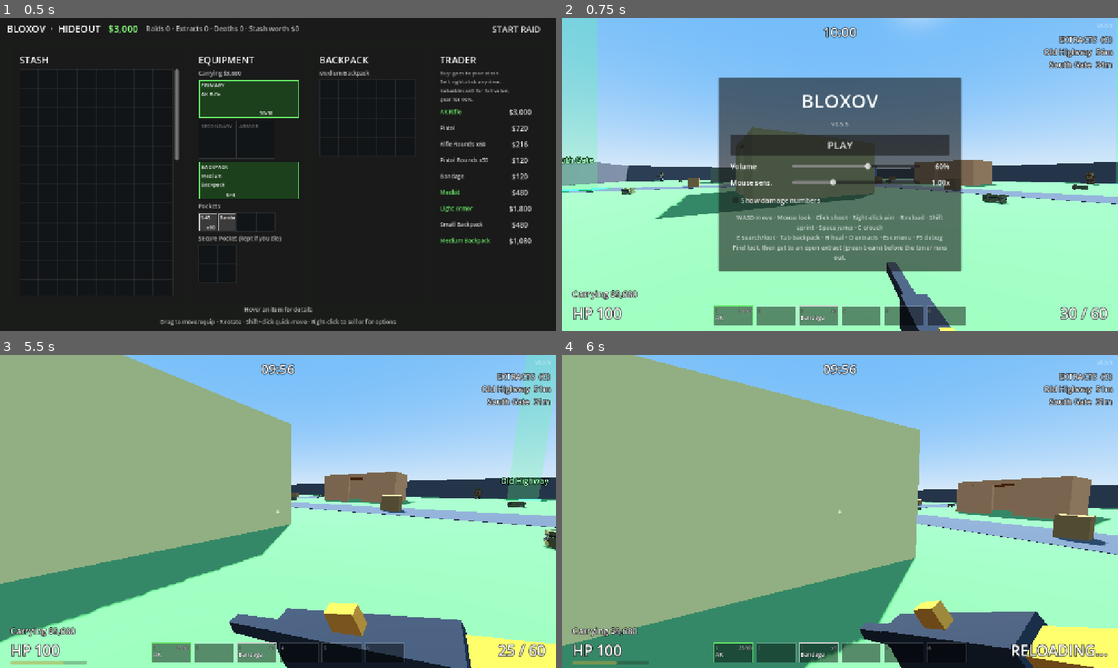
Above: before the commit, frames 1-4 (two rows, left to right).
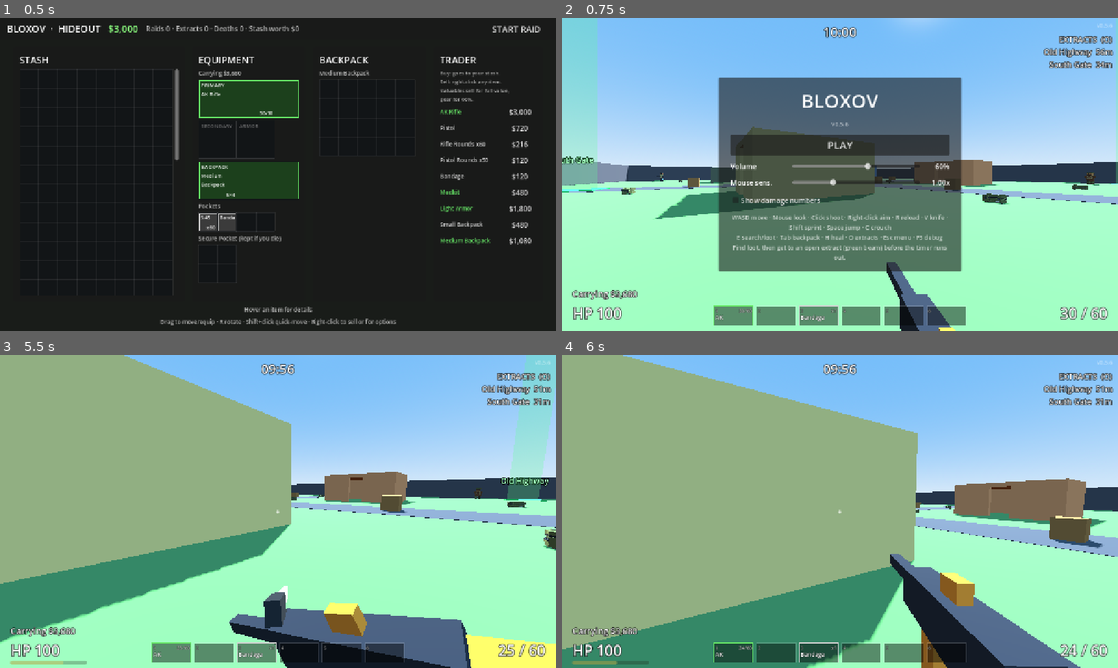
Above: after the commit, the same moments.

Repository: TavishHanda/Bloxov
Game: Godot game, scene res://scenes/hideout.tscn
Two runs of this game, one before a commit and one after it. Both use one fixed random seed, a clock stepped at 60 frames per second and the inputs below.
Inputs (mouse positions are in pixels of both pictures, inside the frame that each line leads up to):
- Up to frame 1 (0.5 s): no input
- Up to frame 2 (0.75 s): click "START RAID" at 0.5 s
- Up to frame 3 (5.5 s): click "PLAY" at 1.25 s; tap Enter at 2 s; move the mouse to (305, 511) at 2.02 s; hold Right mouse button (aim) 2.03-2.78 s; hold W (move_forward) from 2.03 s (still down); click (305, 511) at 2.17 s; tap Space (jump) at 2.27, 2.57, 3.02, 3.32, 4.52, 4.82, 5.27 s; tap C (crouch) at 2.3, 2.85 s; move the mouse to (250, 511) at 2.77 s; click (250, 511) at 2.92 s; tap H (heal) at 3.05 s; move the mouse to (289, 505) at 3.52 s; hold H (heal) 3.53-4.28 s; click (289, 505) at 3.8 s; move the mouse to (272, 517) at 4.27 s; click (272, 517) at 4.35 s; tap Shift (sprint) at 4.55 s; move the mouse to (316, 514) at 5.02 s; hold Shift (sprint) from 5.03 s (still down); click (316, 514) at 5.17 s; tap V (melee, bound only after the commit) at 5.3 s
- Up to frame 4 (6 s): keep holding W (move_forward); tap Space (jump) at 5.57 s; tap R (reload) at 5.65 s; move the mouse to (795, 508) at 5.77 s; release Shift (sprint) at 5.78 s; tap V (melee, bound only after the commit) at 5.85 s; click (795, 508) at 5.92 s

Frame 1 is identical in both runs. In frame 2, 0.4% of the frame differs, in the area x 30-70%, y 33-68%; in frame 3, 0.4%; in frame 4, 10%, in the area x 0-100%, y 0-100%.

Commit message:
v0.5.6: knife on V (backstab one-hits), pistol 17 dmg with 2.5x headshots
Verified locally with Godot 4.5.1: smoke test passed, main scene run clean.

Claude-Session: https://claude.ai/code/session_01UD2sjGi5qVVaB7czBfXX2M

Diff:
--- a/project.godot
+++ b/project.godot
@@ -12,7 +12,7 @@
 
 config/name="Bloxov"
 config/description="Blocky voxel extraction shooter."
-config/version="0.5.5"
+config/version="0.5.6"
 run/main_scene="res://scenes/hideout.tscn"
 config/features=PackedStringArray("4.5", "GL Compatibility")
 
@@ -62,6 +62,11 @@
 aim={
 "deadzone": 0.2,
 "events": [Object(InputEventMouseButton,"device":-1,"button_index":2)
+]
+}
+melee={
+"deadzone": 0.2,
+"events": [Object(InputEventKey,"device":-1,"physical_keycode":86)
 ]
 }
 reload={
--- a/scenes/main.tscn
+++ b/scenes/main.tscn
@@ -736,7 +736,7 @@
 modulate = Color(1, 1, 1, 0.7)
 layout_mode = 2
 theme_override_font_sizes/font_size = 14
-text = "WASD move · Mouse look · Click shoot · Right-click aim · R reload · Shift sprint · Space jump · C crouch
+text = "WASD move · Mouse look · Click shoot · Right-click aim · R reload · V knife · Shift sprint · Space jump · C crouch
 E search/loot · Tab backpack · H heal · O extracts · Esc menu · F3 debug
 Find loot, then get to an open extract (green beam) before the timer runs out."
 horizontal_alignment = 1
--- a/scenes/player.tscn
+++ b/scenes/player.tscn
@@ -5,6 +5,7 @@
 [ext_resource type="Script" path="res://scripts/gun.gd" id="3_gun"]
 [ext_resource type="Script" path="res://scripts/inventory.gd" id="4_inventory"]
 [ext_resource type="Script" path="res://scripts/interactor.gd" id="5_interactor"]
+[ext_resource type="Script" path="res://scripts/knife.gd" id="6_knife"]
 
 [sub_resource type="CapsuleShape3D" id="CapsuleShape3D_body"]
 radius = 0.4
@@ -81,6 +82,9 @@
 fov = 80.0
 near = 0.03
 
+[node name="Knife" type="Node3D" parent="Head/Recoil/Camera3D"]
+script = ExtResource("6_knife")
+
 [node name="Gun" type="Node3D" parent="Head/Recoil/Camera3D"]
 script = ExtResource("3_gun")
 
--- a/scripts/gun.gd
+++ b/scripts/gun.gd
@@ -1,6 +1,6 @@
 class_name Gun
 extends Node3D
-## Hitscan gun. LMB to fire, hold RMB to aim down sights, R to reload, 1/2 to switch weapons.
+## Hitscan gun. LMB to fire, hold RMB to aim down sights, R to reload, 1/2 to switch weapons, V to knife.
 ## Lives under the player's camera.
 ## Fires whatever weapon is equipped in the active slot (primary/secondary); its stats come from ItemDB.
 ## The exported Damage/Ammo/Accuracy/Feel values below are overwritten by the weapon's stats when it's equipped.
@@ -18,7 +18,7 @@
 
 @export_group("Damage")
 @export var damage := 22
-## Two AK headshots kill an unarmored scav (100 HP).
+## Headshot damage multiplier (per gun: AK 2x, pistol 2.5x).
 @export var headshot_multiplier := 2.0
 @export var max_range := 150.0
 
@@ -173,6 +173,7 @@
 	mag_size = data["mag"]
 	reload_time = data["reload"]
 	ammo_id = data["ammo"]
+	headshot_multiplier = data["head"]
 	auto = data["auto"]
 	base_spread_deg = data["spread"]
 	hip_spread_deg = data["hip_spread"]
@@ -198,7 +199,7 @@
 	_bloom = move_toward(_bloom, 0.0, bloom_recovery_deg * delta)
 	_flinch_spread = move_toward(_flinch_spread, 0.0, flinch_recovery_deg * delta)
 	_since_shot += delta
-	var aim_target := 1.0 if wants_aim() and not player.is_sprinting() and not is_reloading else 0.0
+	var aim_target := 1.0 if wants_aim() and not player.is_sprinting() and not is_reloading and not player.knife.is_swinging() else 0.0
 	aim = move_toward(aim, aim_target, delta / maxf(ads_time, 0.01))
 	_update_reload(delta)
 	_update_model(delta)
@@ -208,10 +209,15 @@
 	else:
 		_raise_left = maxf(_raise_left - delta, 0.0)
 
+	if player.controls_locked() or player.is_healing():
+		_needs_trigger_release = true
+		return
+	# Quick melee works with or without a gun; it cancels a reload (no rounds lost).
+	if Input.is_action_just_pressed("melee") and Input.mouse_mode == Input.MOUSE_MODE_CAPTURED and player.knife.swing():
+		is_reloading = false
 	if weapon == null:
 		return
-
-	if player.controls_locked() or player.is_healing():
+	if player.knife.is_swinging():
 		_needs_trigger_release = true
 		return
 	if Input.mouse_mode != Input.MOUSE_MODE_CAPTURED:
@@ -402,6 +408,10 @@
 		# Gun held low and across the body.
 		target_pos += Vector3(-0.08, -0.1, 0.06)
 		target_rot += Vector3(-0.35, 0.85, 0.35)
+	elif player.knife.is_swinging():
+		# Gun drops out of the way while the knife swings.
+		target_pos += Vector3(0.05, -0.16, 0.05)
+		target_rot += Vector3(-0.4, -0.3, 0.0)
 	elif is_reloading:
 		target_pos += Vector3(0, -0.08, 0.04)
 		target_rot += Vector3(-0.5, 0.3, 0.4)
--- a/scripts/hud.gd
+++ b/scripts/hud.gd
@@ -67,6 +67,7 @@
 
 	player.health.damaged.connect(_on_player_damaged)
 	player.gun.hit_confirmed.connect(_on_hit_confirmed)
+	player.knife.hit_confirmed.connect(_on_hit_confirmed)
 	player.interactor.opened.connect(loot_ui.open_for)
 	raid.ended.connect(_on_raid_ended)
 	hit_marker.visible = false
--- a/scripts/item_db.gd
+++ b/scripts/item_db.gd
@@ -18,11 +18,11 @@
 	"rifle_ammo": {"name": "Rifle Rounds", "short": "5.45", "kind": "ammo", "rarity": "common", "w": 1, "h": 1, "stack": 120, "value": 3},
 	"pistol_ammo": {"name": "Pistol Rounds", "short": "9mm", "kind": "ammo", "rarity": "common", "w": 1, "h": 1, "stack": 50, "value": 2},
 	"ak": {"name": "AK Rifle", "short": "AK", "kind": "weapon", "slot": "primary", "rarity": "uncommon", "w": 4, "h": 2, "stack": 1, "value": 2500,
-		"model": "rifle", "ammo": "rifle_ammo", "auto": true, "damage": 28, "rpm": 600, "mag": 30, "reload": 1.6,
+		"model": "rifle", "ammo": "rifle_ammo", "auto": true, "damage": 28, "head": 2.0, "rpm": 600, "mag": 30, "reload": 1.6,
 		"spread": 0.15, "hip_spread": 0.68, "move_spread": 0.75, "ads_time": 0.28, "ads_fov": 55.0,
 		"bloom": 0.12, "max_bloom": 1.2, "recoil": 1.2, "recoil_yaw": 0.45, "noise": 35.0},
 	"pistol": {"name": "Pistol", "kind": "weapon", "slot": "secondary", "rarity": "common", "w": 2, "h": 1, "stack": 1, "value": 600,
-		"model": "pistol", "ammo": "pistol_ammo", "auto": false, "damage": 25, "rpm": 360, "mag": 12, "reload": 1.2,
+		"model": "pistol", "ammo": "pistol_ammo", "auto": false, "damage": 17, "head": 2.5, "rpm": 360, "mag": 12, "reload": 1.2,
 		"spread": 0.3, "hip_spread": 0.5, "move_spread": 0.5, "ads_time": 0.16, "ads_fov": 66.0,
 		"bloom": 0.3, "max_bloom": 1.5, "recoil": 1.2, "recoil_yaw": 0.3, "noise": 25.0},
 	"armor_light": {"name": "Light Armor", "short": "Lt Armor", "kind": "armor", "rarity": "uncommon", "w": 3, "h": 3, "stack": 1, "value": 1500, "reduction": 0.2},
--- /dev/null
+++ b/scripts/knife.gd
@@ -0,0 +1,131 @@
+class_name Knife
+extends Node3D
+## Quick melee (V). Everyone always has a knife: it isn't an item, so it can't be lost, dropped or sold.
+## Works with any gun out; cancels aiming and reloading. Stabbing someone from behind kills them in one hit.
+## Lives under the player's camera, next to the Gun.
+
+signal hit_confirmed(killed: bool, headshot: bool)
+
+const SWING_SOUND := preload("res://audio/mag_out.wav")
+const HIT_SOUND := preload("res://audio/hit.wav")
+const KILL_SOUND := preload("res://audio/kill.wav")
+
+@export var damage := 45
+## Damage from behind (one-hit kill on anything with 100 HP or less).
+@export var backstab_damage := 100
+@export var reach := 2.2
+## Seconds from pressing V until the blade connects, and the whole swing (you can't shoot until it ends).
+@export var windup := 0.12
+@export var swing_time := 0.55
+## Enemies within this radius hear the swing.
+@export var noise_radius := 4.0
+
+@onready var player: Player = owner
+@onready var camera: Camera3D = get_parent()
+
+var _swing_left := 0.0
+var _hit_pending := false
+var _blade: Node3D
+
+
+func _ready() -> void:
+	_blade = _build_blade()
+	add_child(_blade)
+	_blade.visible = false
+
+
+func is_swinging() -> bool:
+	return _swing_left > 0.0
+
+
+## Starts a swing. Returns false if one is already going (or the player can't act).
+func swing() -> bool:
+	if is_swinging() or player.controls_locked() or player.is_healing():
+		return false
+	_swing_left = swing_time
+	_hit_pending = true
+	_blade.visible = true
+	Effects.sound(get_tree().current_scene, SWING_SOUND, -6.0, 0.1)
+	get_tree().call_group("enemies", "hear_noise", player.global_position, noise_radius)
+	return true
+
+
+func _process(delta: float) -> void:
+	if not is_swinging():
+		return
+	_swing_left -= delta
+	if _hit_pending and _swing_left <= swing_time - windup:
+		_hit_pending = false
+		_strike()
+	# Placeholder animation: the blade sweeps from the right across the middle of the screen.
+	var t := 1.0 - _swing_left / swing_time
+	var sweep := clampf(t / 0.45, 0.0, 1.0)
+	_blade.position = Vector3(lerpf(0.25, -0.12, sweep), lerpf(-0.12, -0.2, sweep), -0.35)
+	_blade.rotation = Vector3(-0.3, lerpf(0.9, -0.6, sweep), lerpf(-0.5, 0.4, sweep))
+	if _swing_left <= 0.0:
+		_blade.visible = false
+
+
+func _strike() -> void:
+	var target := _find_target()
+	if target.is_empty():
+		return
+	var health: Health = target.health
+	var victim: Node3D = target.node
+	var amount := damage
+	if _is_behind(victim):
+		amount = backstab_damage
+	health.take_damage(amount, player.global_position)
+	var world := get_tree().current_scene
+	Effects.impact(world, target.position, target.normal, Color(0.95, 0.25, 0.2), 12)
+	if GameSettings.damage_numbers:
+		Effects.damage_number(world, target.position, amount, amount == backstab_damage)
+	Effects.sound(world, KILL_SOUND if health.is_dead else HIT_SOUND, -2.0, 0.03)
+	if health.is_dead:
+		player.gun.kills += 1
+	hit_confirmed.emit(health.is_dead, false)
+
+
+## A few rays in a small fan, so the knife is a bit forgiving. Returns {node, health, position, normal} or {}.
+func _find_target() -> Dictionary:
+	var space := get_world_3d().direct_space_state
+	var from := camera.global_position
+	var forward := -camera.global_basis.z
+	for angle in [0.0, 0.25, -0.25]:
+		var dir := forward.rotated(camera.global_basis.y, angle)
+		var query := PhysicsRayQueryParameters3D.create(from, from + dir * reach, 1 | 4, [player.get_rid()])
+		var result := space.intersect_ray(query)
+		if result.is_empty() or not result.collider is Node:
+			continue
+		var health := (result.collider as Node).get_node_or_null("Health") as Health
+		if health != null and not health.is_dead:
+			return {"node": result.collider, "health": health, "position": result.position, "normal": result.normal}
+	return {}
+
+
+## True if the player is behind the victim (the victim is facing away).
+func _is_behind(victim: Node3D) -> bool:
+	var to_player := player.global_position - victim.global_position
+	to_player.y = 0.0
+	var facing := -victim.global_basis.z
+	facing.y = 0.0
+	return facing.normalized().dot(to_player.normalized()) < -0.3
+
+
+func _build_blade() -> Node3D:
+	var root := Node3D.new()
+	var steel := StandardMaterial3D.new()
+	steel.albedo_color = Color(0.75, 0.77, 0.8)
+	steel.metallic = 0.6
+	var grip := StandardMaterial3D.new()
+	grip.albedo_color = Color(0.12, 0.12, 0.12)
+	for part in [[Vector3(0.012, 0.03, 0.2), Vector3(0, 0, -0.12), steel], [Vector3(0.025, 0.035, 0.1), Vector3(0, 0, 0.03), grip]]:
+		var mesh := BoxMesh.new()
+		mesh.size = part[0]
+		mesh.material = part[2]
+		var inst := MeshInstance3D.new()
+		inst.mesh = mesh
+		inst.position = part[1]
+		inst.cast_shadow = GeometryInstance3D.SHADOW_CASTING_SETTING_OFF
+		root.add_child(inst)
+	return root
--- a/scripts/player.gd
+++ b/scripts/player.gd
@@ -96,6 +96,7 @@
 @onready var recoil: Node3D = $Head/Recoil
 @onready var camera: Camera3D = $Head/Recoil/Camera3D
 @onready var gun: Gun = $Head/Recoil/Camera3D/Gun
+@onready var knife: Knife = $Head/Recoil/Camera3D/Knife
 @onready var health: Health = $Health
 @onready var inventory: Inventory = $Inventory
 @onready var interactor: Interactor = $Interactor
--- a/tests/smoke_test.gd
+++ b/tests/smoke_test.gd
@@ -137,6 +137,9 @@
 	_check(hits_to_kill.call(scav_hp, ak_damage) == 4 and hits_to_kill.call(scav_hp, ak_damage * gun.headshot_multiplier) == 2,
 		"scav: 4 AK body shots or 2 headshots")
 	_check(hits_to_kill.call(pmc_health.max_health, ak_damage * pmc_health.damage_multiplier) == 5, "armored PMC: 5 AK body shots")
+	var pistol_data := ItemDB.item("pistol")
+	_check(hits_to_kill.call(scav_hp, pistol_data["damage"]) == 6 and hits_to_kill.call(scav_hp, pistol_data["damage"] * pistol_data["head"]) == 3,
+		"pistol: 6 body shots or 3 headshots")
 	var to_kill_player: int = hits_to_kill.call(player.health.max_health, scav_probe.shot_damage)
 	_check(to_kill_player >= 6 and to_kill_player <= 7, "you die in %d scav hits" % to_kill_player)
 	_check(hits_to_kill.call(player.health.max_health, scav_probe.shot_damage * (1.0 - ItemDB.item("armor_light")["reduction"])) > to_kill_player,
@@ -155,6 +158,27 @@
 		if player.health.current < hp:
 			break
 	_check(player.health.current < hp, "scav shoots the player (hp %d -> %d)" % [hp, player.health.current])
+
+	# Knife (V): 45 from the front, one-hit kill from behind.
+	var stab_target := (load("res://scenes/scav.tscn") as PackedScene).instantiate() as Scav
+	main.add_child(stab_target)
+	stab_target.set_physics_process(false)
+	var player_front := player.global_position - player.global_basis.z * 1.5
+	stab_target.global_position = Vector3(player_front.x, player.global_position.y, player_front.z)
+	stab_target.look_at(Vector3(player.global_position.x, stab_target.global_position.y, player.global_position.z))
+	player.head.rotation.x = deg_to_rad(-10.0)
+	await physics_frame
+	_check(player.knife.swing() and player.knife.is_swinging(), "V swings the knife")
+	await create_timer(player.knife.swing_time + 0.1).timeout
+	_check(stab_target.health.current == 100 - player.knife.damage, "knife hit from the front: %d (hp %d)" % [player.knife.damage, stab_target.health.current])
+	stab_target.rotate_y(PI)
+	await physics_frame
+	player.knife.swing()
+	await create_timer(player.knife.swing_time + 0.1).timeout
+	_check(not is_instance_valid(stab_target) or stab_target.health.is_dead, "knife from behind kills in one hit")
+	if is_instance_valid(stab_target):
+		stab_target.queue_free()
+	player.head.rotation.x = 0.0
 
 	# Shooting a scav flinches it: it holds fire for a moment and aims worse.
 	enemy.health.take_damage(10, player.global_position)
Not shown, changed: CHANGELOG.md
Not shown, changed: README.md
Not shown, changed: docs/GAME_DESIGN.md
Not shown, changed: docs/GUNS_PLAN.md
Not shown, changed: docs/ITEMS.md
